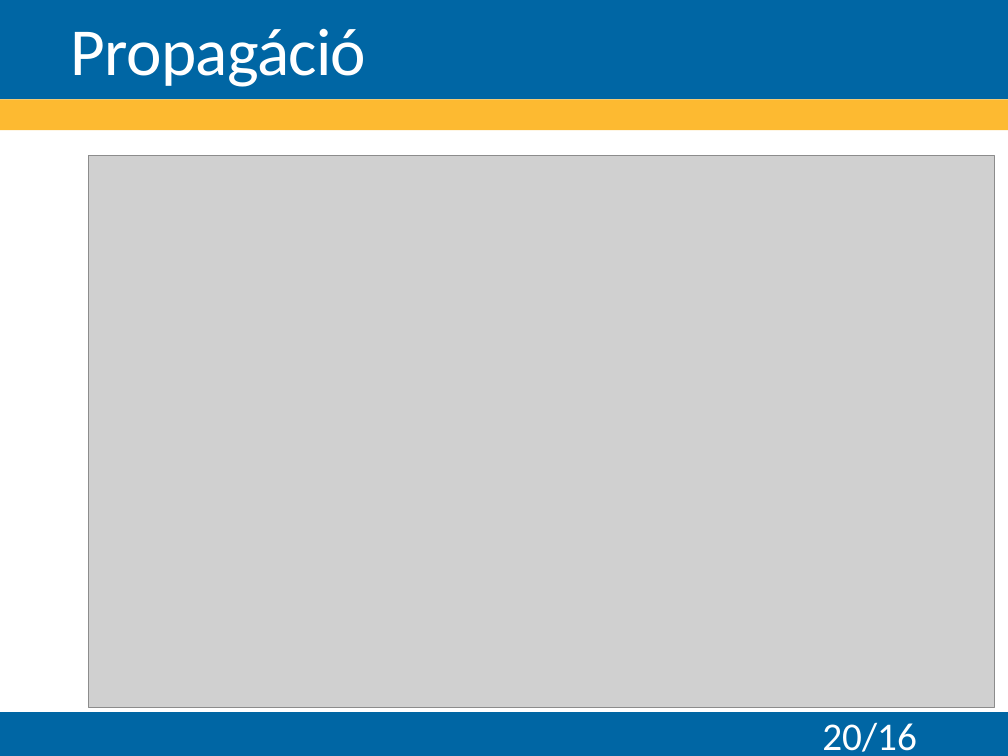
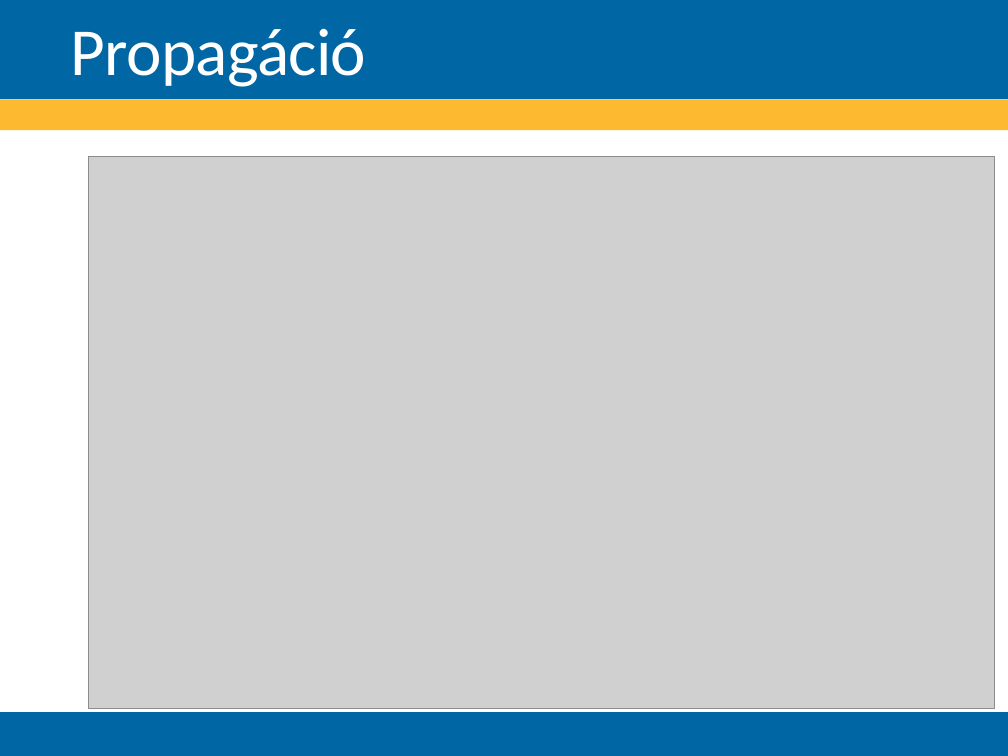
Before and after one commit to Teaching-projects/SZE-Peku221b, a slide deck: slide 20 of CP_Dolgozat/Előadás/Logikai feladványok megoldása korlátprogramozással.pptx. Drawn at 1008x756 pixels with LibreOffice and Linux fonts; fonts in the diff are those of the drawing; grey boxes stand for pictures; background and template pictures are left out. Boxes give left, top, right and bottom in pixels: in the first picture for what was removed or moved away, otherwise in the second. Text is boxed around its words. In the diff, an @@ line names an element or a change of style, - is before the commit and + after.

```diff
--- a/CP_Dolgozat/Előadás/Logikai feladványok megoldása korlátprogramozással.pptx
+++ b/CP_Dolgozat/Előadás/Logikai feladványok megoldása korlátprogramozással.pptx
@@ page number removed at <box>822,722,916,752</box> @@
-20/16
```
Also in this commit, not shown: 2 other slides changed, 2 other files.
